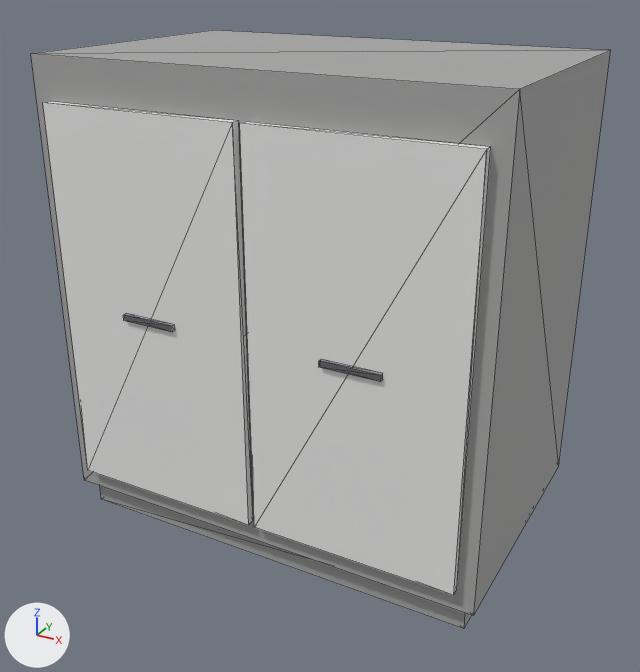
Before and after pictures for a commit that changed the glTF model storage/picture/mocan-64.glb.
Before and after are seen from a camera (50 mm lens) standing at (0.718, -1.325, 1.007) and looking at (0.01, -0.037, 0.363). Arrows for +X, +Y and +Z are at lower left; the lights stay in place. The older version comes first. Mesh edges are drawn as thin lines. Vertices at exactly the same position are counted once.

In view in the first picture: 'furniture'.
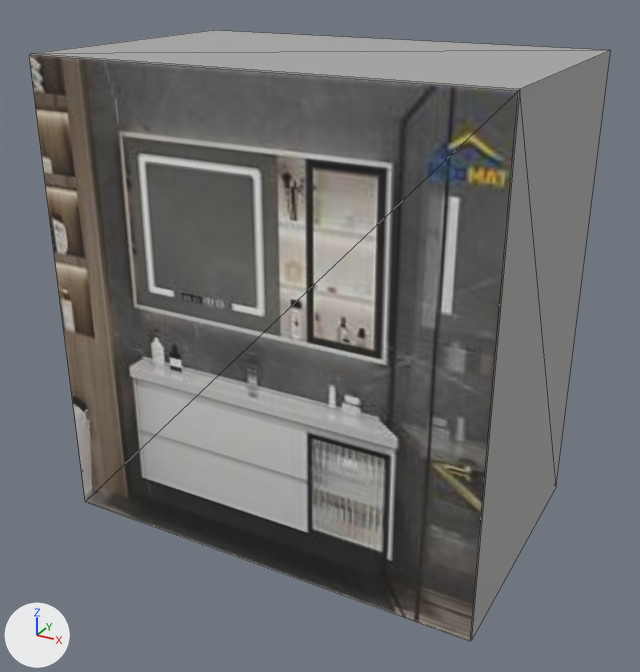
The edits, one by one:
Picture 'Image_0' (img_image_0) is new.
Material 'photo' (mat_photo) is new.
Its texture is img_image_0.
Its roughness is 0.85.
me_mesh_0 is used by ob_furniture; location (0.0, 0.0, 0.0).
Verts and faces of me_mesh_0; kept vertices keep their numbers, new ones are numbered from 48.
Before the commit, vertices of me_mesh_0: 8 (0.4, 0.25, 0.05) at pixel (558, 465), 11 (0.4, -0.25, 0.05) at pixel (473, 615), 12 (-0.4, -0.25, 0.05) at pixel (84, 480), 15 (-0.4, 0.25, 0.05).
me_mesh_0 had 48 vertices, 72 faces and spanned x -0.4..0.4, y -0.272..0.25, z 0.0..0.85.
me_mesh_0 now has 12 vertices, 14 faces and spans x -0.4..0.4, y -0.254..0.25, z 0.0..0.85.
me_mesh_0 part 1: the loose piece of 8 vertices spanning x -0.37..-0.006, y -0.266..-0.25, z 0.09..0.778 is rebuilt with 4 vertices and now spans x -0.4..0.4, y -0.254, z 0.002..0.848, in mat_photo (picture img_image_0).
me_mesh_0 part 2: the loose piece of 8 vertices spanning x -0.38..0.38, y -0.23..0.23, z 0.0..0.05 is deleted.
me_mesh_0 part 3: the loose piece of 8 vertices spanning x -0.239..-0.137, y -0.272..-0.264, z 0.429..0.439 is deleted.
me_mesh_0 part 4: the loose piece of 8 vertices spanning x 0.137..0.239, y -0.272..-0.264, z 0.429..0.439 is deleted.
me_mesh_0 part 5: the loose piece of 8 vertices spanning x 0.006..0.37, y -0.266..-0.25, z 0.09..0.778 is deleted.
Part 6, on me_mesh_0:
Vertices 8, 11, 12, 15 move by (0.0, 0.0, -0.05).
me_mesh_0 no longer uses material mat_cushion (white #e9e9e8).
me_mesh_0 no longer uses material mat_metal (grey #89898e).
me_mesh_0 gains material mat_photo (picture img_image_0).

Location of each change, (x1, y1, x2, y2) in pixels of the pictures (640 x 672 px; the box of a moved part takes in the faces that stretch with it):
'furniture', reshaped: before (31, 30, 611, 629); after (29, 30, 611, 641)
part 1 of me_mesh_0, rebuilt (132% wider, 38% taller): before (43, 101, 253, 525); after (29, 55, 518, 641)
part 2 of me_mesh_0, deleted: before (100, 486, 471, 629)
part 3 of me_mesh_0, deleted: before (123, 314, 174, 332)
part 4 of me_mesh_0, deleted: before (319, 360, 382, 382)
part 5 of me_mesh_0, deleted: before (240, 122, 491, 595)
part 6 of me_mesh_0, moved or reshaped: before (31, 50, 611, 616); after (31, 50, 611, 641)
